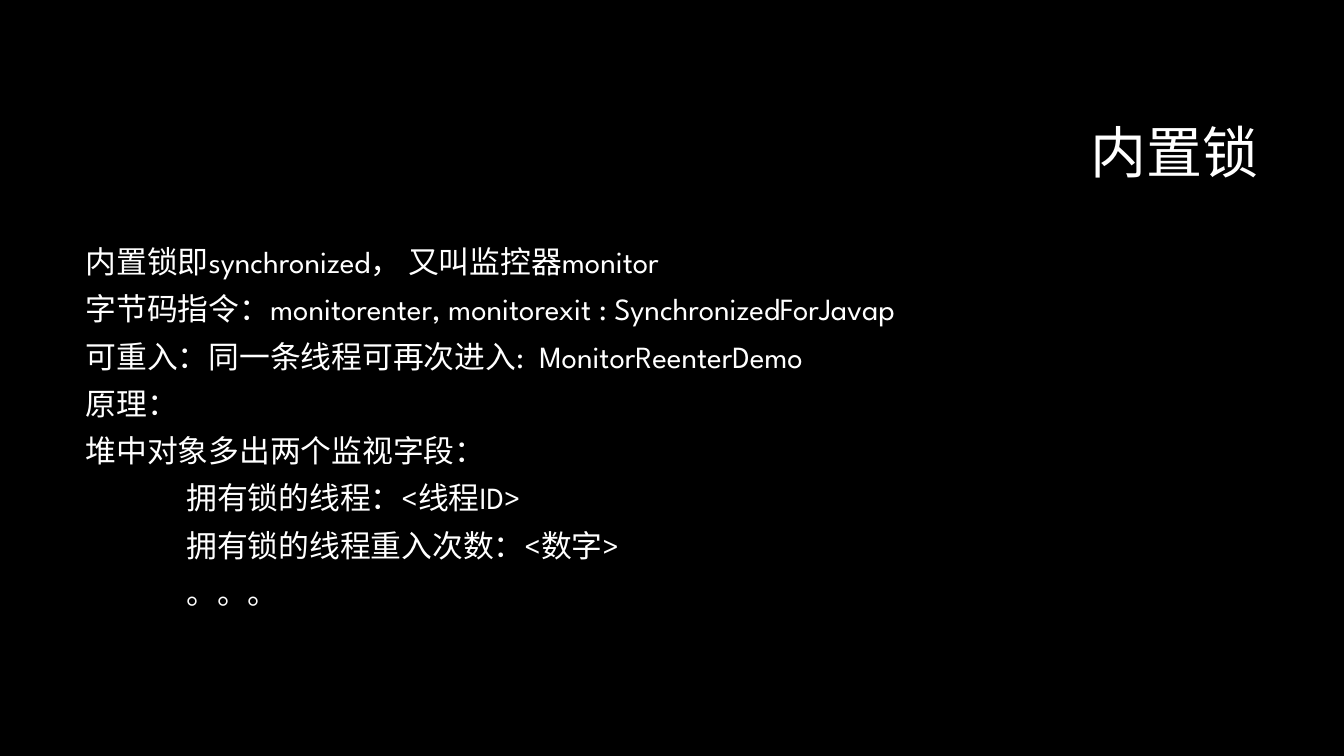
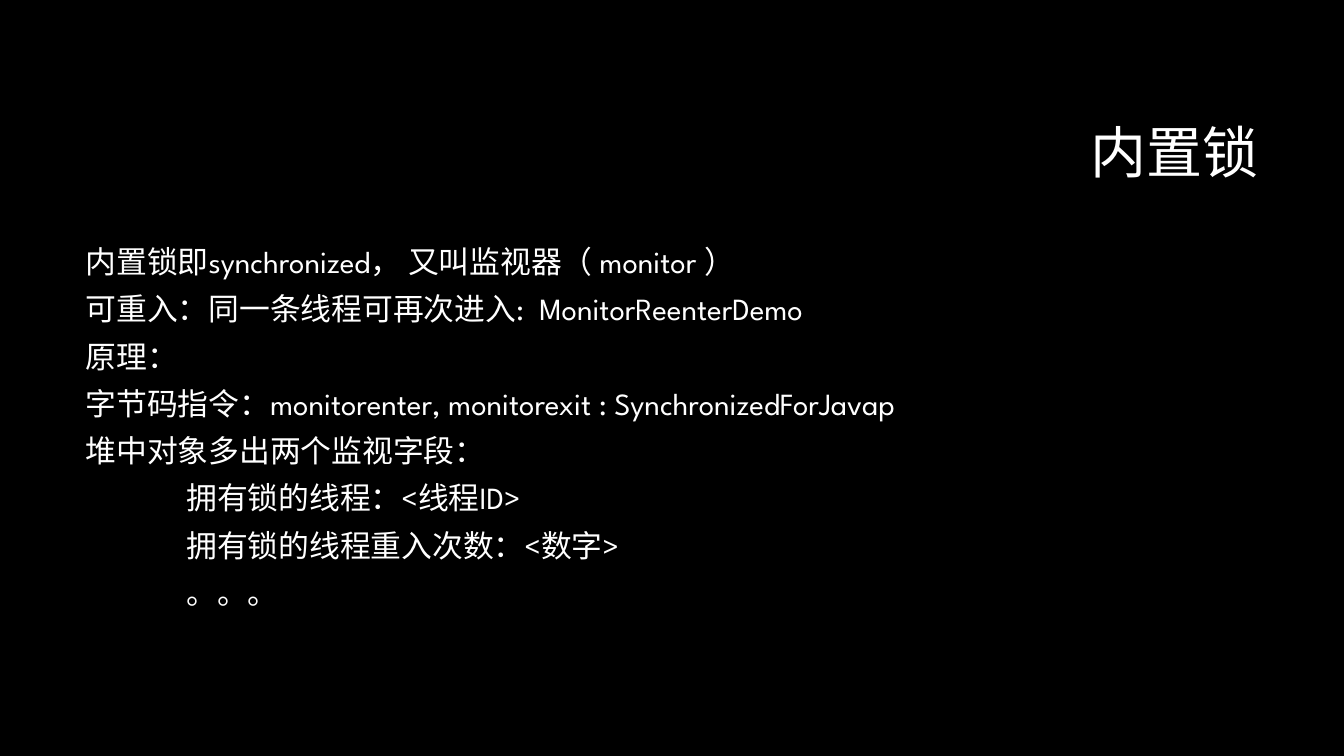
Before and after one commit to GerogeLeon/multithread_demo, a slide deck: slide 6 of JAVA并发编程.pptx. Drawn at 1344x756 pixels with LibreOffice and Linux fonts; fonts in the diff are those of the drawing; background and template pictures are left out. Boxes give left, top, right and bottom in pixels: in the first picture for what was removed or moved away, otherwise in the second. Text is boxed around its words. In the diff, an @@ line names an element or a change of style, - is before the commit and + after.

```diff
--- a/JAVA并发编程.pptx
+++ b/JAVA并发编程.pptx
@@ text at [86, 246, 696, 280]: text changed @@
-内置锁即synchronized， 又叫监控器monitor
-字节码指令：monitorenter, monitorexit : SynchronizedForJavap
+内置锁即synchronized， 又叫监视器（ monitor ）
@@ text at [86, 389, 894, 422]: paragraph added @@
+字节码指令：monitorenter, monitorexit : SynchronizedForJavap
```
Also in this commit, not shown: 6 other slides changed, 5 slides added, 4 other files.
